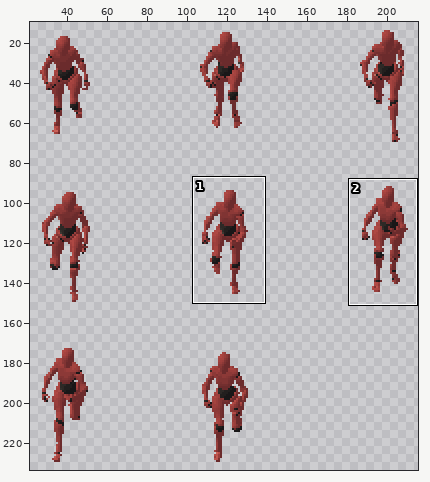
Sprite sheet, stored at scinese/Assets/Animation/ariana_anim/sprite_sheets/run_front.png. The picture above shows the old version from afar; the outline marks the close-up.
Close-up. First the earlier version:
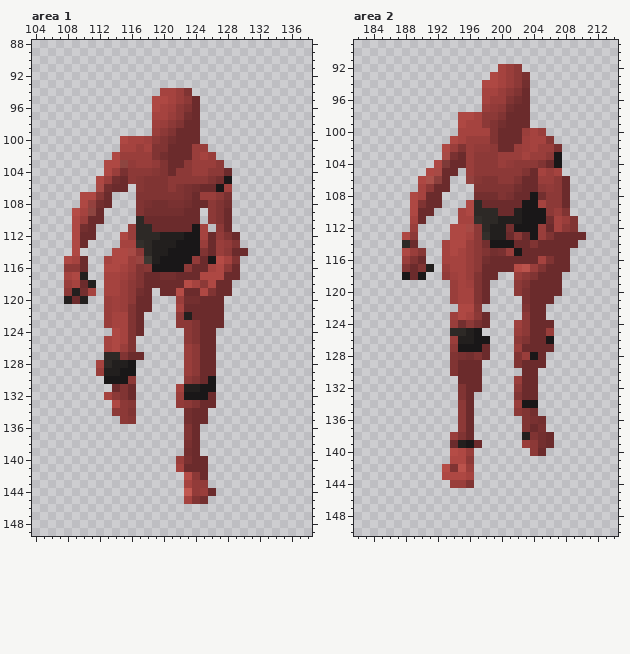
The file is 240x240 pixels. Colours within 5 levels of each other are drawn and written as one. Shown: area 1: x 104..138, y 88..149; area 2: x 182..214, y 89..150. The wide view leaves out empty margins. The commit also changed other parts of the picture, which this record leaves out.
Now the later version:
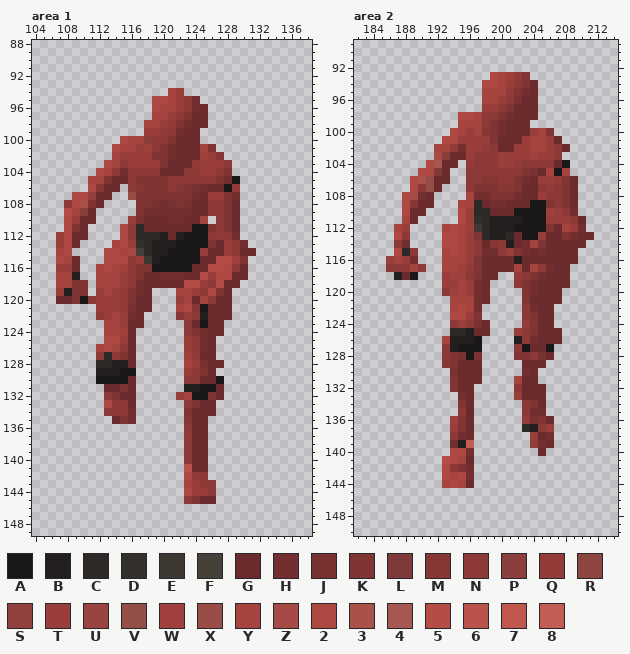
Palette (. is transparent): A #191718  B #221f1e  C #2d2926  D #332f2b  E #3d3832  F #454038  G #6b2b2c  H #732f2f  J #793131  K #803433  L #7e3a38  M #863735  N #8c3937  P #8b3f3c  Q #923b39  R #8d4540  S #93413e  T #993e3b  U #994440  V #934e48  W #9f403d  X #994c46  Y #a5433f  Z #a74a45  2 #ae4843  3 #aa514a  4 #a6574f  5 #b54c46  6 #bb534c  7 #c15850  8 #c35e55
Diff:
Area 1:
y 94: x 120 Y -> .; x 123 K -> .
y 95: x 124 G -> H
y 96: x 121..125 WNKG. -> YTNHG
y 97: x 123 H -> K; x 125 . -> G
y 98: x 118..119 .W -> YY; x 121 N -> Q; x 123 G -> H; x 125 . -> G
y 99: x 118 . -> T; x 120..122 NKG -> QNH
y 100: x 118 W -> P; x 120..121 KH -> NK
y 101: x 114 . -> 2; x 118..119 YK -> WN; x 121 G -> H; x 124..126 TT. -> GYK
y 102: x 114 2 -> Y; x 120..121 HG -> KH; x 124..125 TY -> GW; x 127 . -> M
y 103: x 114..116 2RQ -> YNT; x 119 Q -> T; x 123..124 NT -> GQ; x 127..128 N. -> TN
y 104: x 112..115 .2TJ -> 2YNH; x 119..120 MK -> NG; x 122 N -> G; x 124 T -> N; x 126 N -> T; x 128 G -> K
y 105: x 111..114 .2TH -> YYKG; x 117 M -> K; x 126..129 KHA. -> NKHA
y 106: x 111..113 .ZH -> 2MG; x 115..116 G. -> .N; x 122..125 KJHG -> MKJH; x 127..129 AW. -> GAQ
y 107: x 109 . -> 2; x 111..112 2M -> SG; x 116 . -> X; x 123..125 JGT -> KHG; x 127..129 NJ. -> TKH
y 108: x 108..113 ..2SHG -> N23KG.; x 118..119 JH -> KJ; x 122..123 JH -> KJ; x 127..129 KH. -> NKG
y 109: x 108..112 .5YRG -> 5YPG.; x 123 G -> H; x 125 . -> G; x 127..129 KG. -> NKG
y 110: x 108..110 .2T -> 2TG; x 112 G -> .; x 116..117 .C -> TJ; x 121..122 GG -> HH; x 125..129 .NKG. -> Y.NKG
y 111: x 108..111 .2HG -> 2KG.; x 115..116 .T -> 2N; x 118 C -> G; x 125..126 Y. -> AK; x 128..129 G. -> KG
y 112: x 107..109 ..2 -> T2G; x 111 G -> .; x 116 T -> N; x 121 B -> G; x 125..126 YG -> AN; x 128..129 KG -> NH
y 113: x 107..110 ..2G -> T2G.; x 114..116 .YY -> Y2T; x 125..130 TGTQK. -> AKGTNH
y 114: x 107..109 ..2 -> Y2.; x 113 . -> 2; x 115 2 -> Y; x 117 N -> F; x 125 K -> T; x 127..129 TNG -> GTN; x 131 . -> G
y 115: x 107..110 .2YG -> 2YG.; x 113 Y -> 2; x 116..117 TU -> NT; x 124 Q -> A; x 126 A -> G; x 128..130 YK. -> 5WK
y 116: x 107..110 .NNG -> TTG.; x 112 . -> Y; x 114..116 2YT -> YWN; x 118 M -> K; x 123 N -> A; x 126..130 Y2NG. -> 552NG
y 117: x 107 . -> Y; x 109..110 2B -> B.; x 112 . -> Y; x 115..116 WQ -> TN; x 122 G -> H; x 125..126 22 -> 5T; x 128 G -> 2; x 130 . -> G
y 118: x 107..112 .TYGB. -> YYKK.Y; x 117 K -> H; x 124..127 YN2G -> 5TN5; x 129 . -> G
y 119: x 107..112 .NBHY. -> TBKK.T; x 114..116 YTN -> TQK; x 120..127 GG5GG2KG -> ..YYTN2K
y 120: x 107..112 .BGB.. -> GGKANT; x 114..116 WTN -> TQK; x 123..126 HHGG -> YGYN; x 128 . -> G
y 121: x 112 . -> T; x 114..116 WTK -> TQJ; x 123..125 GGG -> 2MA; x 128 . -> G
y 122: x 112 . -> N; x 115..116 YK -> TH; x 122..125 NBGG -> MTNB; x 128 . -> G
y 123: x 113 T -> Y; x 115..116 YK -> TG; x 122 N -> .; x 124..125 KG -> GA
y 124: x 113..117 .2YKG -> YYWG.; x 125 G -> H; x 127 . -> G
y 125: x 113 Y -> 2; x 115..116 YK -> TG; x 123..125 NKG -> TNH
y 126: x 112..116 .Y2TK -> Y2YNG; x 125 G -> H
y 127: x 112 . -> N; x 114 C -> N; x 117 G -> .; x 123..124 TN -> WQ
y 128: x 112 Y -> C; x 116 A -> G; x 123..125 TNG -> YTJ; x 127 . -> G
y 129: x 112 T -> B; x 125 G -> K
y 130: x 112 . -> A; x 116 N -> G; x 124 K -> N; x 126..127 A. -> GA
y 131: x 113 . -> G; x 122 Y -> .; x 127 . -> G
y 132: x 113..115 YNK -> NKG; x 123 A -> Y; x 126..127 G. -> KG
y 133: x 113..114 .2 -> 2N; x 116 M -> G; x 122 Q -> .
y 134: x 113 . -> N; x 116 K -> H; x 123 H -> K; x 126 . -> G
y 135: x 114..116 .NM -> GKH; x 123 H -> M
y 136: x 123 K -> N; x 125 . -> G
y 137: x 123 K -> Q; x 125 . -> G
y 138: x 123 J -> N; x 125 . -> G
y 139: x 123 H -> N; x 125 . -> G
y 140: x 122..123 TJ -> .N
y 141: x 122..123 YG -> .6
y 142: x 123..125 5NG -> 2QN
y 143: x 124..126 QQ. -> TNN
y 144: x 123..124 7Q -> 2T; x 126 G -> N
y 145: x 123 Y -> N; x 125..126 H. -> GG
Area 2:
y 92: x 200..202 YTN -> ...
y 93: x 201..203 TNJ -> WQK
y 94: x 203..204 H. -> KG
y 95: x 200..201 TN -> YQ; x 203..204 G. -> HG
y 96: x 199 T -> Y; x 201..202 KH -> NJ; x 204 . -> G
y 97: x 199 Q -> T; x 201 H -> K; x 204 . -> G
y 98: x 201 G -> H; x 204 . -> G
y 99: x 195 2 -> Y
y 100: x 194 . -> 2; x 196 Y -> T; x 198 Y -> M; x 200 G -> H; x 203..206 TYT. -> GTYK
y 101: x 193 . -> 2; x 195 Y -> T; x 203 W -> T; x 206..207 M. -> TG
y 102: x 192..195 .2TK -> YYQH; x 197 Q -> T; x 203 W -> T; x 205 T -> Y; x 207..208 J. -> NG
y 103: x 192..194 .ZJ -> ZPG; x 203..204 YT -> TW; x 206..207 NA -> TN
y 104: x 191..193 .2L -> 24G; x 195..196 GT -> .Q; x 201..202 QN -> TQ; x 205..208 KGA. -> NNGA
y 105: x 190 . -> 2; x 192 Z -> L; x 194 G -> .; x 196 T -> N; x 204..208 GYTY. -> JGYAY
y 106: x 189..192 .23P -> 23XG; x 196..199 SMKK -> NNMM; x 203 G -> H; x 207..209 NG. -> QKG
y 107: x 189..191 .YN -> 2NV; x 193 G -> .; x 196 . -> N; x 200..202 KKH -> MMK; x 208..209 G. -> KG
y 108: x 188..190 .2Y -> 2ZH; x 192 G -> .; x 196 . -> Y; x 199 H -> K; x 201..202 JG -> KH; x 204..205 AH -> GT; x 208..209 G. -> KG
y 109: x 188..190 .2K -> 2MG; x 192 G -> .; x 195..196 .2 -> YY; x 199..200 GG -> HH; x 203 A -> G; x 205..206 YN -> AK; x 208..209 G. -> KG
y 110: x 188..189 .2 -> 2G; x 191 G -> .; x 195..196 Y2 -> 2T; x 199 C -> G; x 202 B -> A; x 206 N -> W; x 208..209 K. -> NH
y 111: x 188..190 .YG -> YG.; x 195..196 YY -> 2T; x 199 C -> B; x 206..207 HY -> TT; x 209..210 K. -> NG
y 112: x 187..189 ..T -> YT.; x 193 . -> Y; x 195..197 2ZN -> YWE; x 201 H -> B; x 205..210 TGYNK. -> AKGYTH
y 113: x 187..189 .2N -> 2N.; x 193 . -> 2; x 195..198 2YND -> YTKC; x 201..203 GNG -> CGA; x 206 K -> G; x 208..209 GG -> KH; x 211 . -> G
y 114: x 187..189 .CG -> NH.; x 193 Y -> 2; x 195 2 -> Y; x 198..201 HAAA -> GMNB; x 203..205 GKG -> HYK; x 210 . -> G
y 115: x 187..190 .2TM -> 2CN.; x 198 K -> H; x 200 J -> N; x 202..203 AG -> KH; x 205 G -> H; x 209 . -> G
y 116: x 186..187 .. -> TY; x 189..190 KG -> H.; x 197..198 NH -> KG; x 202 G -> B; x 205..206 YK -> GG; x 209 . -> G
y 117: x 186..191 ..KGKB -> NNNYN.; x 193 T -> Y; x 195..197 YTN -> WQK; x 202..206 56TKG -> YGYNH
y 118: x 187..190 .AGA -> BGA.; x 193 Q -> T; x 195..196 YT -> WN; x 202 T -> Q; x 205 G -> H; x 208 . -> G
y 119: x 193 . -> T; x 196..197 WK -> TH; x 204 G -> H; x 208 . -> G
y 120: x 193..194 .T -> NW; x 196..197 YK -> TH; x 202..204 NJG -> .KH
y 121: x 194 T -> Y; x 197 K -> H; x 203 J -> K; x 207 . -> G
y 122: x 194 . -> Y; x 196..197 2M -> YH; x 203..204 KG -> NH; x 206 . -> G
y 123: x 194 W -> 2; x 196..198 YNG -> TK.; x 204 G -> K; x 206 . -> G
y 124: x 194..195 TH -> NT; x 202..204 WNG -> .QK
y 125: x 197..198 A. -> GG; x 204 G -> K; x 206..207 T. -> GG
y 126: x 193..194 .T -> YB; x 198 A -> .; x 202..204 NKG -> BNH; x 206..207 A. -> GG
y 127: x 193..194 .N -> NB; x 198 G -> .; x 202..203 TG -> NA; x 206 G -> A
y 128: x 193 . -> N; x 196..198 HKG -> AJ.; x 203..206 TAG. -> KNJG
y 129: x 193 . -> M; x 202 K -> .
y 130: x 194 K -> J; x 203 G -> H
y 131: x 194 . -> K; x 202 T -> Y
y 132: x 194..195 .K -> KG; x 197 G -> .; x 205 . -> G
y 133: x 195 K -> H; x 202 K -> T; x 205 . -> G
y 134: x 195 N -> K; x 202..205 TAA. -> .NKG
y 135: x 202..203 NK -> .N; x 205 . -> H
y 136: x 194..195 .N -> WK; x 203 K -> Q; x 205..206 H. -> KG
y 137: x 194..195 .N -> TK; x 203..206 KGJ. -> CBNT
y 138: x 194..195 TK -> NH; x 203..206 BKHG -> .TGH
y 139: x 194 G -> H; x 196..197 AG -> 8.; x 203..204 TN -> .Q
y 140: x 194 5 -> 2; x 196 T -> H; x 204 N -> .
y 141: x 193 . -> 5; x 195..196 2N -> YG
y 142: x 193..196 5K6T -> 2NKH
y 143: x 194 2 -> Y; x 196 Y -> H
y 144: x 193..196 .TTK -> Y2YG
